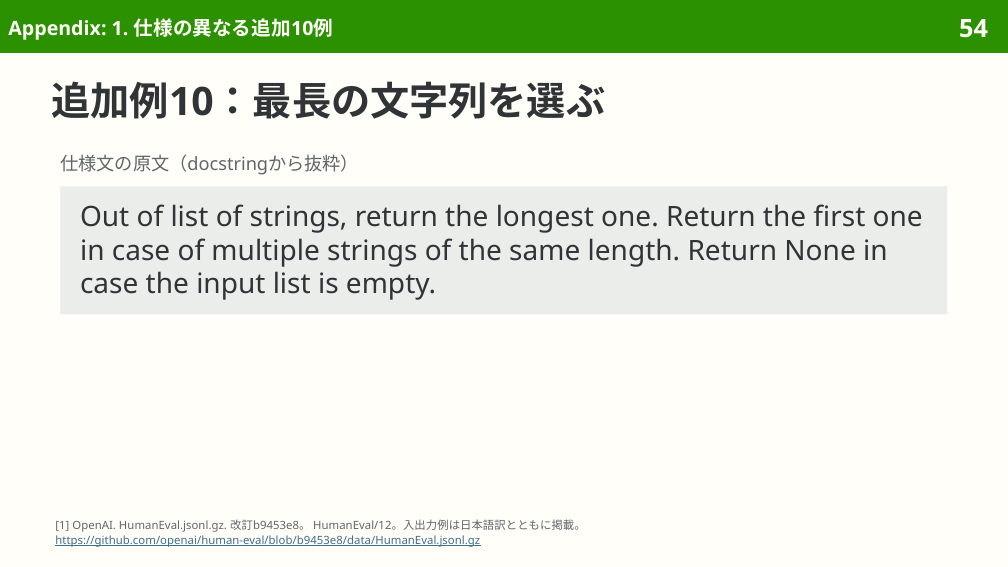
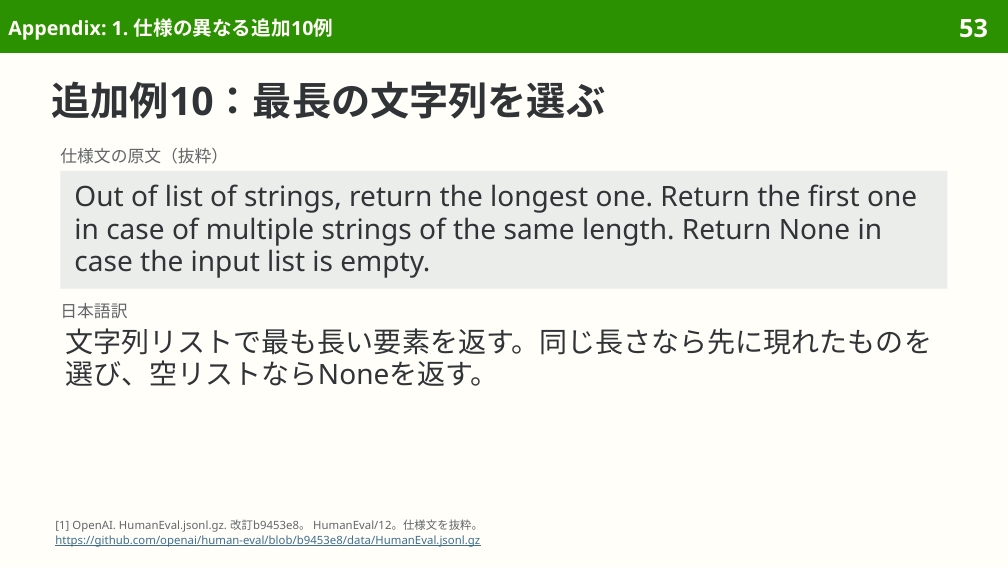
Before and after one commit to sasakiy84/datasets-in-10-minutes, a slide deck: slide 53 of slides/datasets-in-10-minutes-humaneval.pptx (slide 54 before the commit). Drawn at 1008x567 pixels with LibreOffice and Linux fonts; fonts in the diff are those of the drawing. Boxes give left, top, right and bottom in pixels: in the first picture for what was removed or moved away, otherwise in the second. Text is boxed around its words. In the diff, an @@ line names an element or a change of style, - is before the commit and + after.

Commit message:
slides(humaneval): refine Japanese wording and pair translations

```diff
--- a/slides/datasets-in-10-minutes-humaneval.pptx
+++ b/slides/datasets-in-10-minutes-humaneval.pptx
@@ page number at (959, 18, 988, 38): text changed @@
-54
+53
@@ text at (60, 148, 228, 164): text changed; size 13 to 12 pt @@
-仕様文の原文（docstringから抜粋）
+仕様文の原文（抜粋）
@@ rectangle "Out of list of strings, ...": place and size @@
-rectangle "Out of list of strings, ..." at (60, 186, 948, 314)
+rectangle "Out of list of strings, ..." at (60, 170, 948, 288)
@@ rectangle "Out of list of strings, ..." at (60, 170, 948, 288): line spacing 23.8pt to 23.4pt; vertical alignment middle to top @@
@@ text added at (60, 303, 127, 319), 12 pt, text #626669 @@
+日本語訳
@@ text added at (65, 328, 932, 386), 20 pt, text #303437 @@
+文字列リストで最も長い要素を返す。同じ長さなら先に現れたものを選び、空リストならNoneを返す。
@@ text at (55, 519, 483, 532): text changed @@
-[1] OpenAI. HumanEval.jsonl.gz. 改訂b9453e8。 HumanEval/12。入出力例は日本語訳とともに掲載。
+[1] OpenAI. HumanEval.jsonl.gz. 改訂b9453e8。 HumanEval/12。仕様文を抜粋。
```
Also in this commit, not shown: 28 other slides changed, 1 slide removed, 4 other files.
